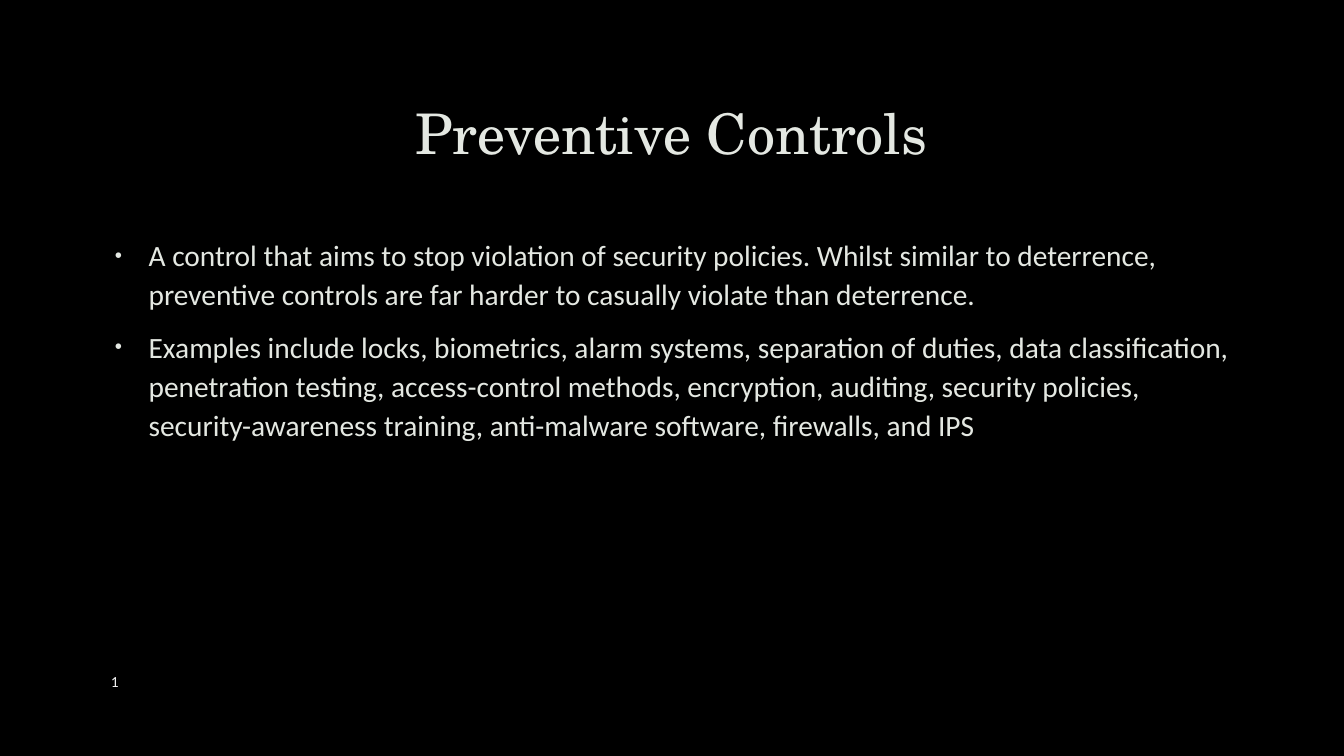
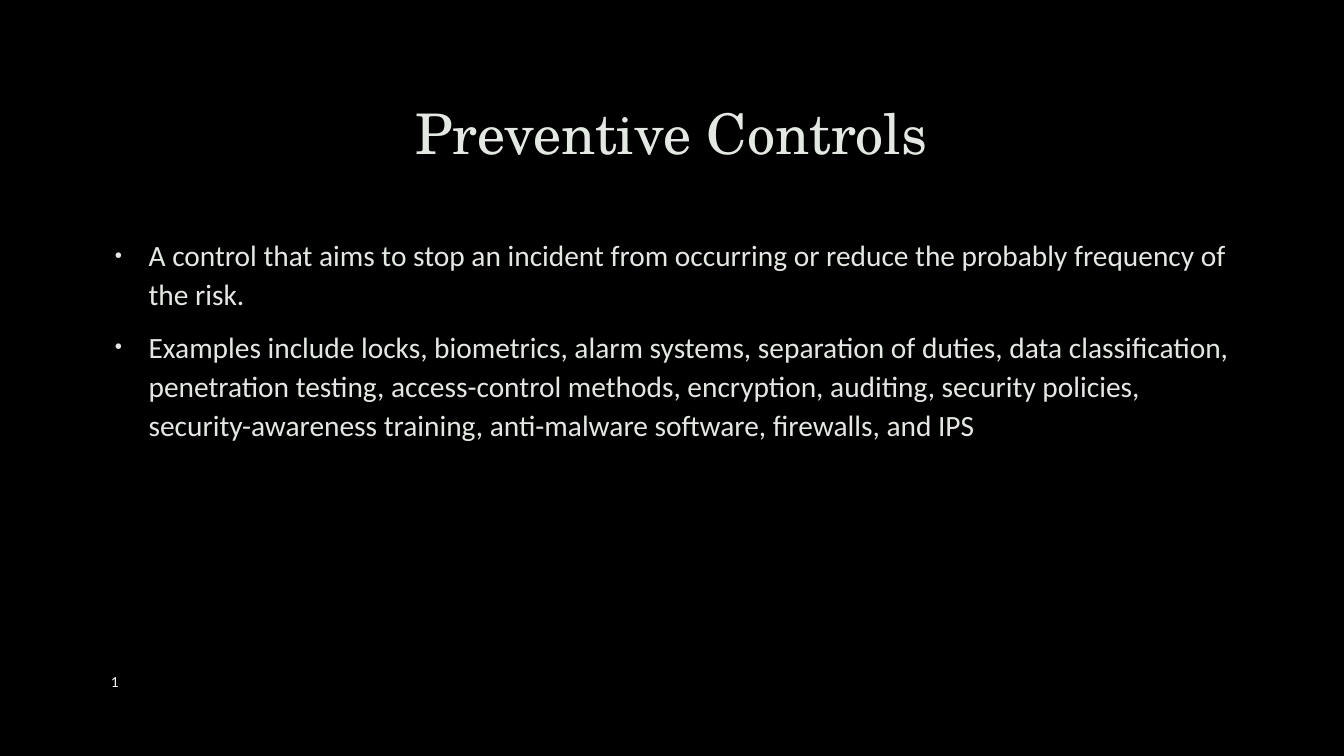
Before and after one commit to robert-mcknight/citx1003, a slide deck: slide 14 of cits1003-lecture_slides/CITS1003-7 Security Management.pptx (slide 22 before the commit). Drawn at 1344x756 pixels with LibreOffice and Linux fonts; fonts in the diff are those of the drawing; background and template pictures are left out. Boxes give left, top, right and bottom in pixels: in the first picture for what was removed or moved away, otherwise in the second. Text is boxed around its words. In the diff, an @@ line names an element or a change of style, - is before the commit and + after.

Commit message:
Update slides

```diff
--- a/cits1003-lecture_slides/CITS1003-7 Security Management.pptx
+++ b/cits1003-lecture_slides/CITS1003-7 Security Management.pptx
@@ text at box(149, 245, 1225, 306): text changed @@
-• A control that aims to stop violation of security policies. Whilst similar to deterrence, preventive controls are far harder to casually violate than deterrence.
+• A control that aims to stop an incident from occurring or reduce the probably frequency of the risk.
```
Also in this commit, not shown: 3 other slides changed, 1 slide added, 23 slides removed, 8 other files.
